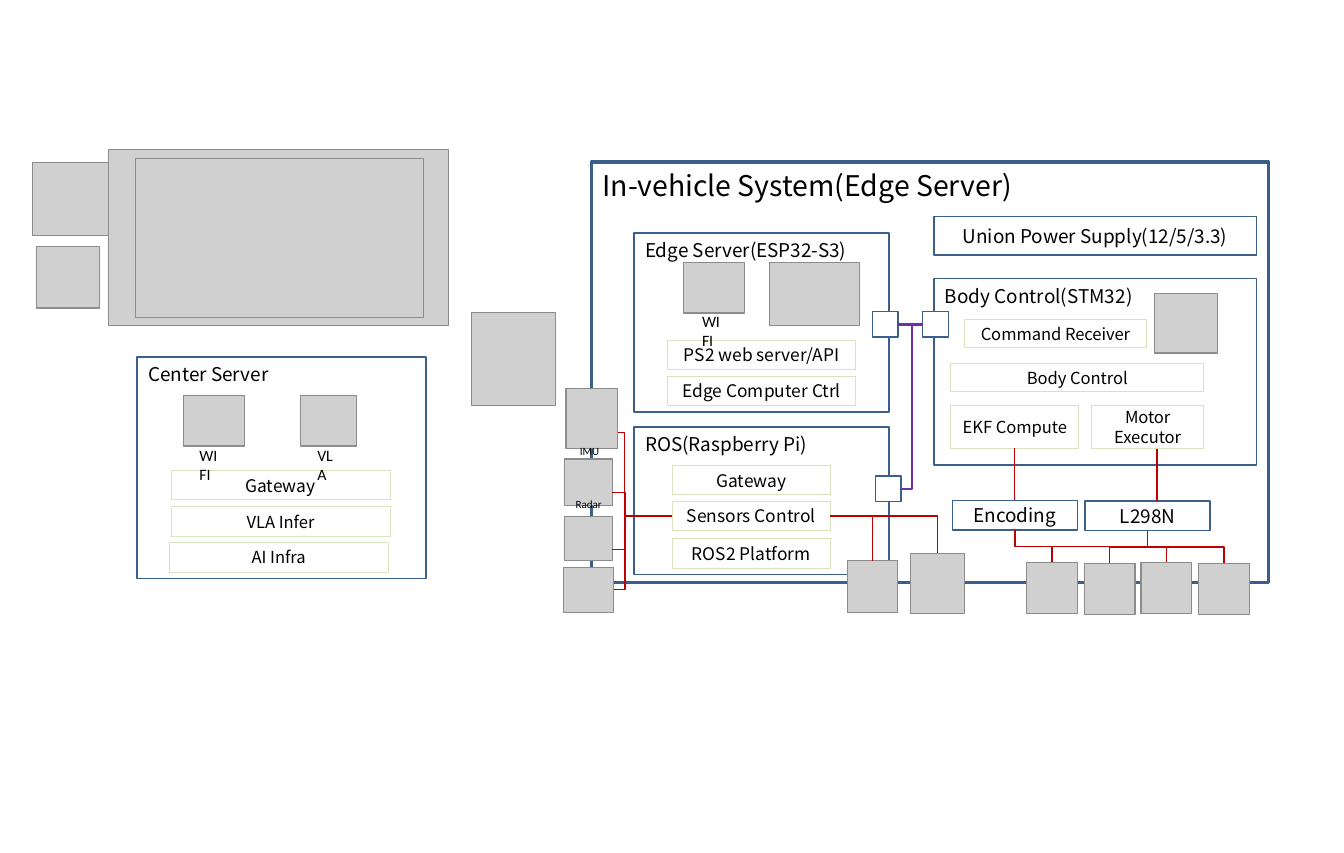
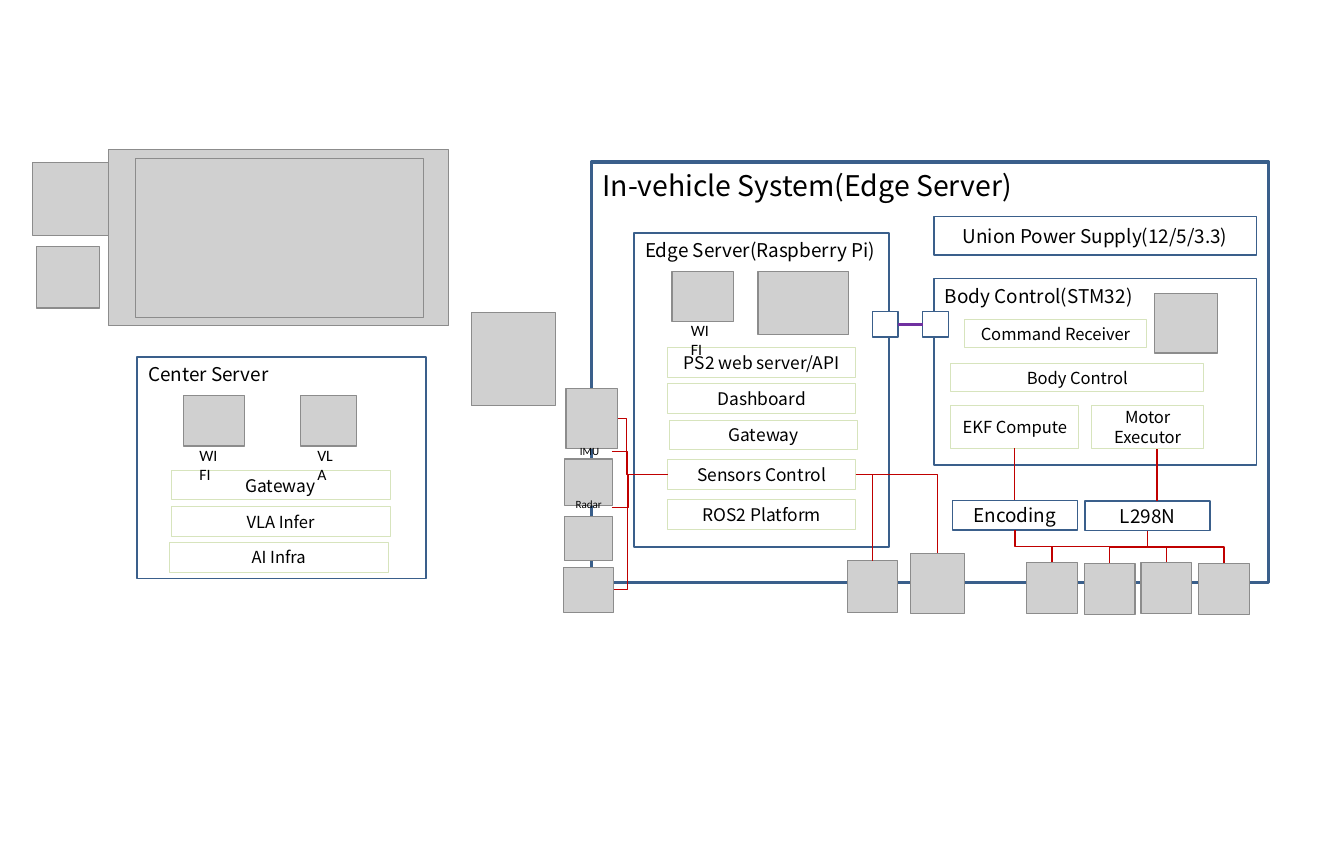
Before and after one commit to coregiu/rush-mog, a slide deck: slide 1 of images/arch.pptx. Drawn at 1344x853 pixels with LibreOffice and Linux fonts; fonts in the diff are those of the drawing; grey boxes stand for pictures. Boxes give left, top, right and bottom in pixels: in the first picture for what was removed or moved away, otherwise in the second. Text is boxed around its words. In the diff, an @@ line names an element or a change of style, - is before the commit and + after.

```diff
--- a/images/arch.pptx
+++ b/images/arch.pptx
@@ rectangle "Edge Server(Raspberry Pi)": place and size @@
-rectangle "Edge Server(Raspberry Pi)" at [634, 233, 889, 413]
+rectangle "Edge Server(Raspberry Pi)" at [634, 233, 889, 547]
@@ text in rectangle at [645, 241, 875, 262]: text changed @@
-Edge Server(ESP32-S3)
+Edge Server(Raspberry Pi)
@@ 2 pictures, 1 text: place and size @@
-2 pictures, 1 text at [683, 263, 860, 337]
+2 pictures, 1 text at [673, 271, 849, 346]
@@ elbow line removed from (901, 489) to (923, 324) @@
@@ rectangle "PS2 web server/API": place and size @@
-rectangle "PS2 web server/API" at [668, 340, 856, 370]
+rectangle "PS2 web server/API" at [668, 348, 856, 378]
@@ rectangle "Dashboard": place and size @@
-rectangle "Dashboard" at [668, 377, 856, 406]
+rectangle "Dashboard" at [668, 384, 856, 413]
@@ elbow line moved from (613, 432) - (673, 517) to (618, 419) - (668, 475) @@
@@ text in rectangle at [717, 391, 806, 406]: text changed @@
-Edge Computer Ctrl
+Dashboard
@@ rectangle removed at [634, 427, 889, 575] @@
-ROS(Raspberry Pi)
@@ rectangle "Gateway": place and size @@
-rectangle "Gateway" at [673, 465, 831, 495]
+rectangle "Gateway" at [670, 420, 858, 450]
@@ elbow line moved from (612, 550) - (673, 517) to (612, 509) - (668, 475) @@
@@ elbow line moved from (612, 493) - (673, 517) to (612, 452) - (668, 475) @@
@@ elbow line moved from (615, 591) - (673, 517) to (615, 591) - (668, 475) @@
@@ rectangle "Sensors Control": place and size @@
-rectangle "Sensors Control" at [673, 502, 831, 531]
+rectangle "Sensors Control" at [668, 460, 856, 489]
@@ elbow line moved from (831, 517) - (938, 553) to (856, 475) - (938, 553) @@
@@ elbow line moved from (831, 517) - (873, 561) to (856, 475) - (873, 561) @@
@@ rectangle removed at [875, 477, 901, 502] @@
@@ rectangle "ROS2 Platform": place and size @@
-rectangle "ROS2 Platform" at [673, 539, 831, 569]
+rectangle "ROS2 Platform" at [668, 501, 856, 530]
```
Also in this commit, not shown: 5 other files.
